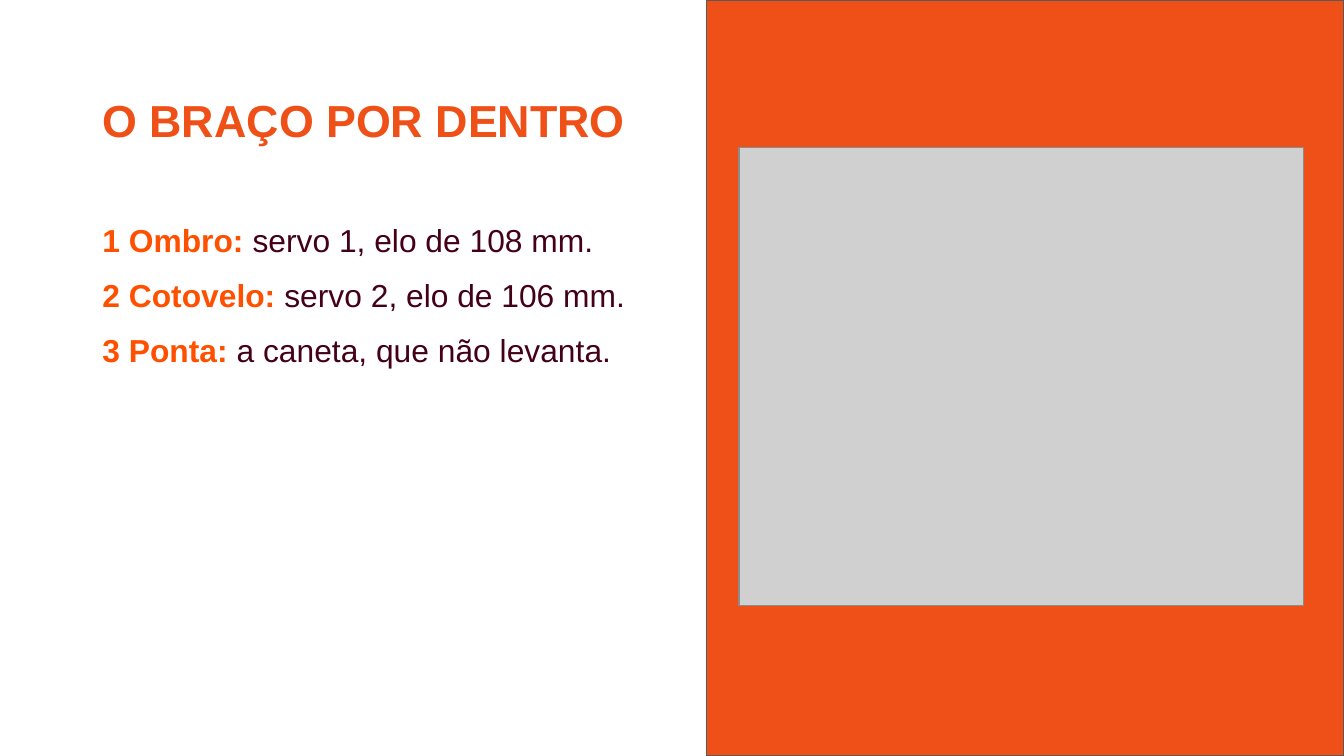
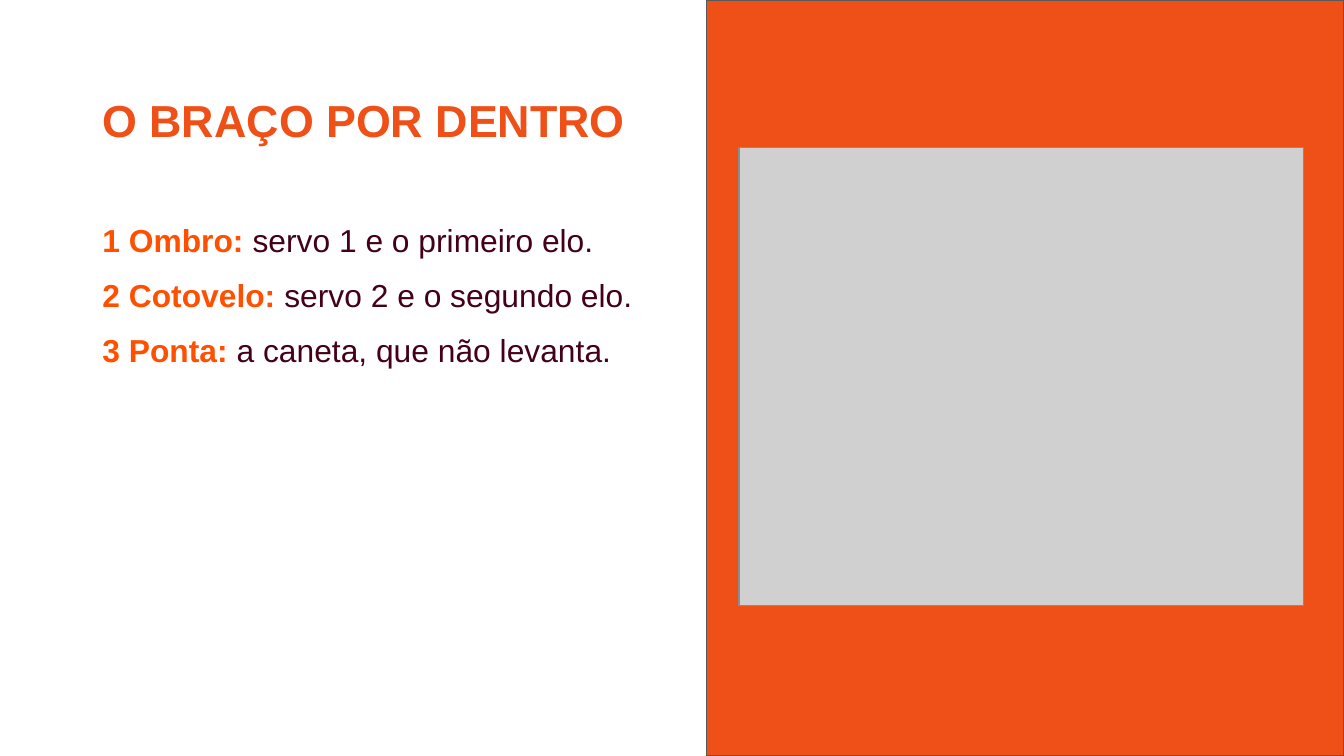
Before and after one commit to jhlr/plotter, a slide deck: slide 12 of workshop/dinamica-ia-hardware.pptx (slide 13 before the commit). Drawn at 1344x756 pixels with LibreOffice and Linux fonts; fonts in the diff are those of the drawing; grey boxes stand for pictures; background and template pictures are left out. Boxes give left, top, right and bottom in pixels: in the first picture for what was removed or moved away, otherwise in the second. Text is boxed around its words. In the diff, an @@ line names an element or a change of style, - is before the commit and + after.

```diff
--- a/workshop/dinamica-ia-hardware.pptx
+++ b/workshop/dinamica-ia-hardware.pptx
@@ text at <box>102,229,632,313</box>: text changed @@
-1 Ombro: servo 1, elo de 108 mm.
-2 Cotovelo: servo 2, elo de 106 mm.
+1 Ombro: servo 1 e o primeiro elo.
+2 Cotovelo: servo 2 e o segundo elo.
```
Also in this commit, not shown: 21 other slides changed, 10 slides added, 6 slides removed, 36 other files.
